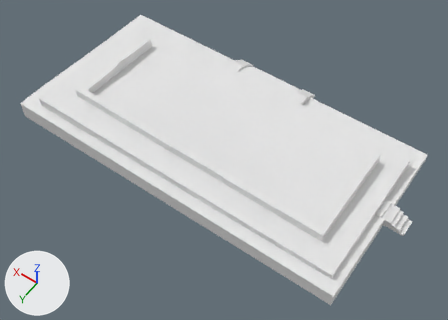
One commit to the Blender file blender_files/E3/Estructura le treseichon.blend: the scene before it, then after it.
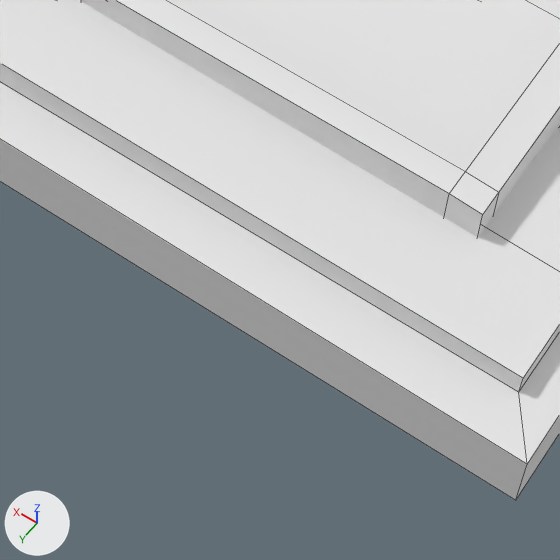
Old and new are each drawn whole from a 50 mm camera at (-3.73, 5.27, 7.9) aimed at (-0.16, 0.28, 0.05) and again close up on the part from 46% to 76% of the width and 57% to 100% of the height. Arrows for +X, +Y and +Z are at lower left; the lights stay in place. The close-ups show mesh edges as thin lines.
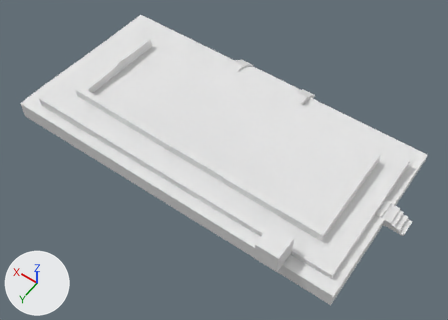
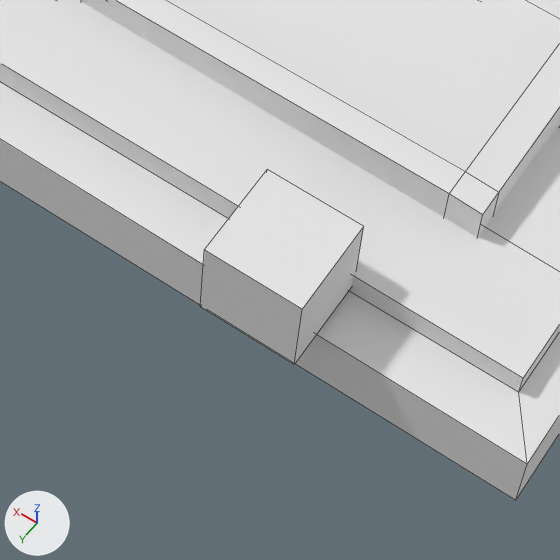
Location of each change, (x1, y1, x2, y2) in pixels of the close-ups (560 x 560 px):
part 1 of me_cube_009, added
    after: (200, 170, 364, 365)

Diff of the bpy script that builds the scene:
```diff
--- a/blender_files/E3/Estructura le treseichon.blend.py
+++ b/blender_files/E3/Estructura le treseichon.blend.py
@@ me_cube_009 @@
 me_cube_009.from_pydata(...)  # 204 vertices, 164 faces; spans x -5.3..76.1, y -24.1..18.3, z -1.0..6.9
 # used by ob_cube_003; location = (-2.714, 0.052, 0.108); scale = (0.077, 0.077, 0.077)
+# me_cube_009 part 1: a new loose piece, a box spanning x 9.3..14.1, y 15.5..20.3, z 3.0..7.8, in mat_material_002 (its picture is missing)
 me_cube_009.materials.append(mat_material_002)
```
